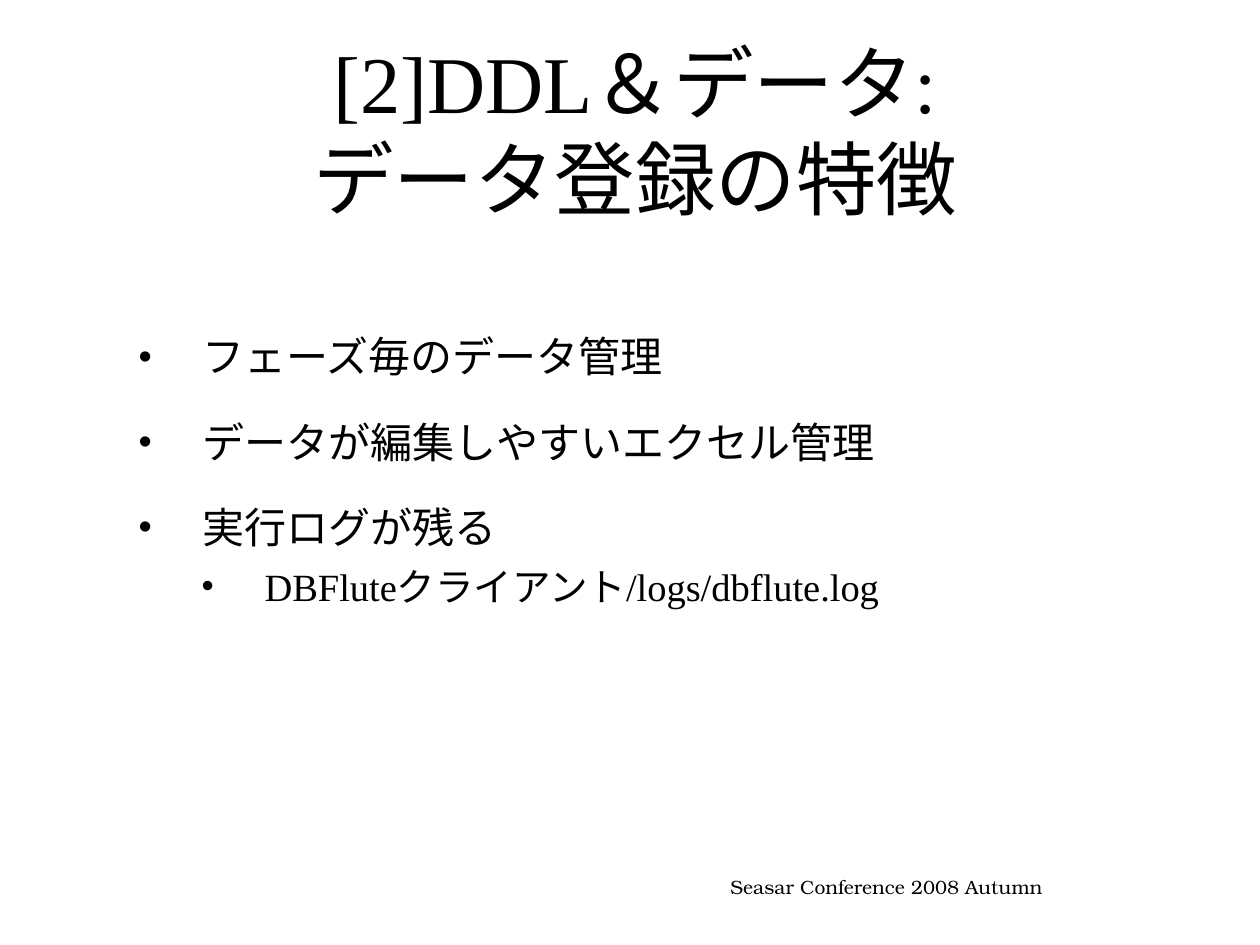
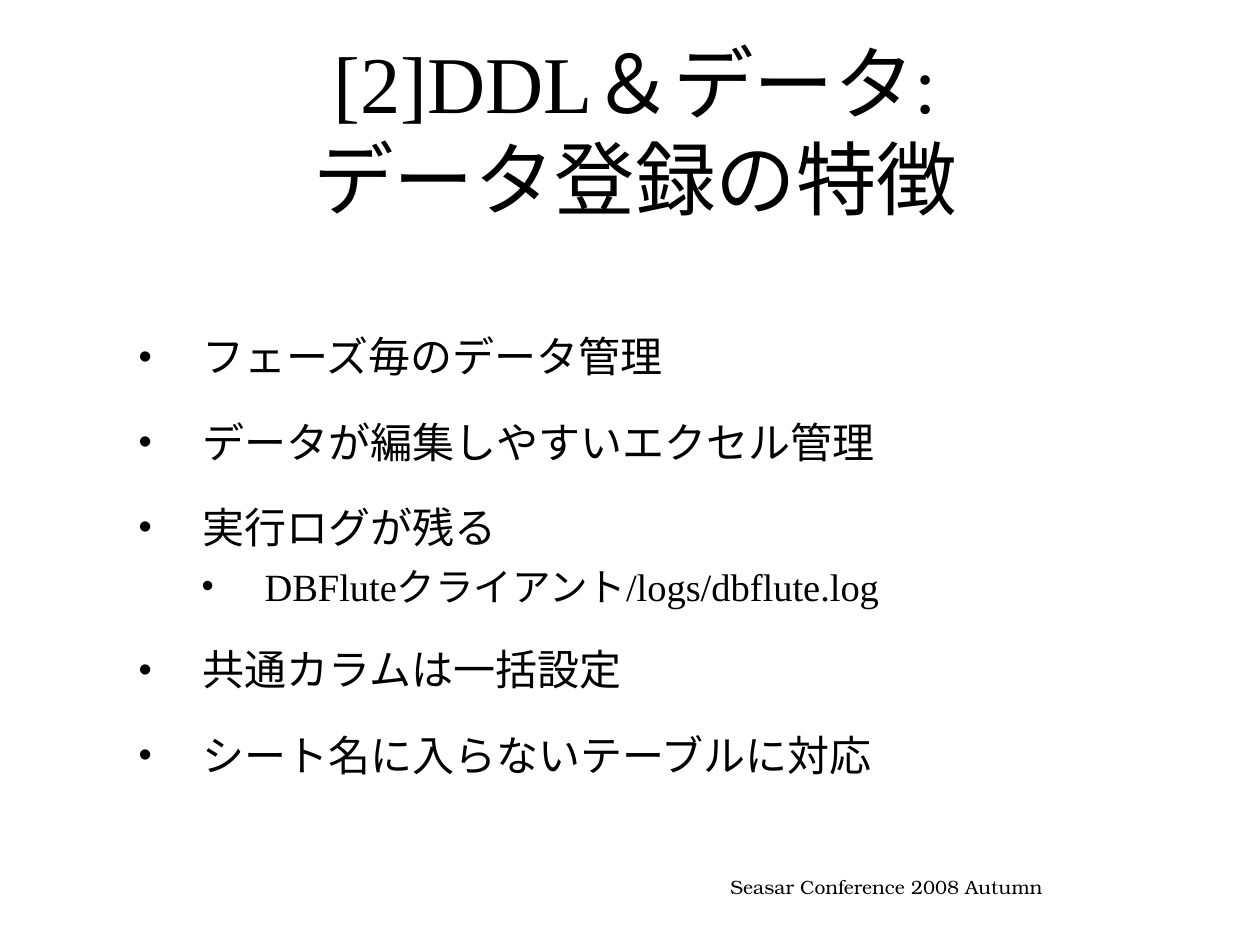
Before and after one commit to seasarorg/dbflute, a slide deck: slide 28 of dbflute/etc/doc/ref/session/resource/GenbaSolution2-sc2008autumn-dbflute.pptx. Drawn at 1260x945 pixels with LibreOffice and Linux fonts; fonts in the diff are those of the drawing; background and template pictures are left out. Boxes give left, top, right and bottom in pixels: in the first picture for what was removed or moved away, otherwise in the second. Text is boxed around its words. In the diff, an @@ line names an element or a change of style, - is before the commit and + after.

```diff
--- a/dbflute/etc/doc/ref/session/resource/GenbaSolution2-sc2008autumn-dbflute.pptx
+++ b/dbflute/etc/doc/ref/session/resource/GenbaSolution2-sc2008autumn-dbflute.pptx
@@ text at <box>202,649,872,775</box>: paragraphs added @@
+• 共通カラムは一括設定
+• シート名に入らないテーブルに対応
```
Also in this commit, not shown: 2 other slides changed.
